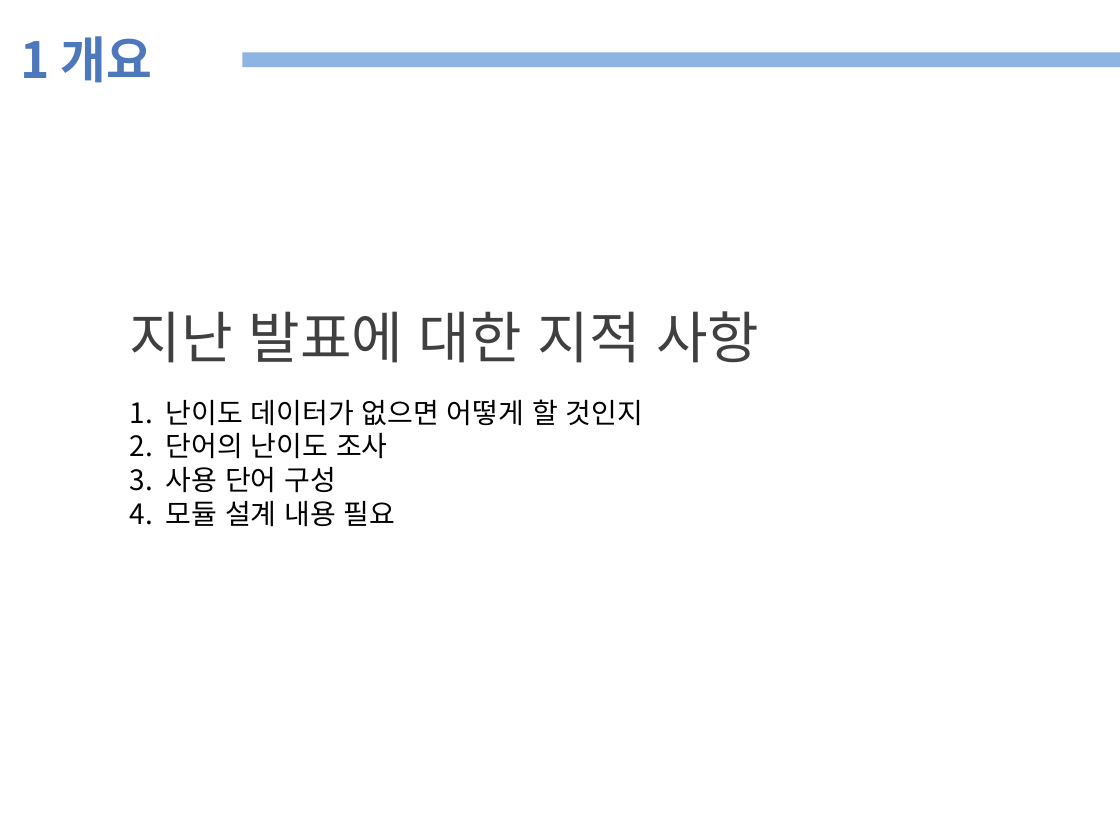
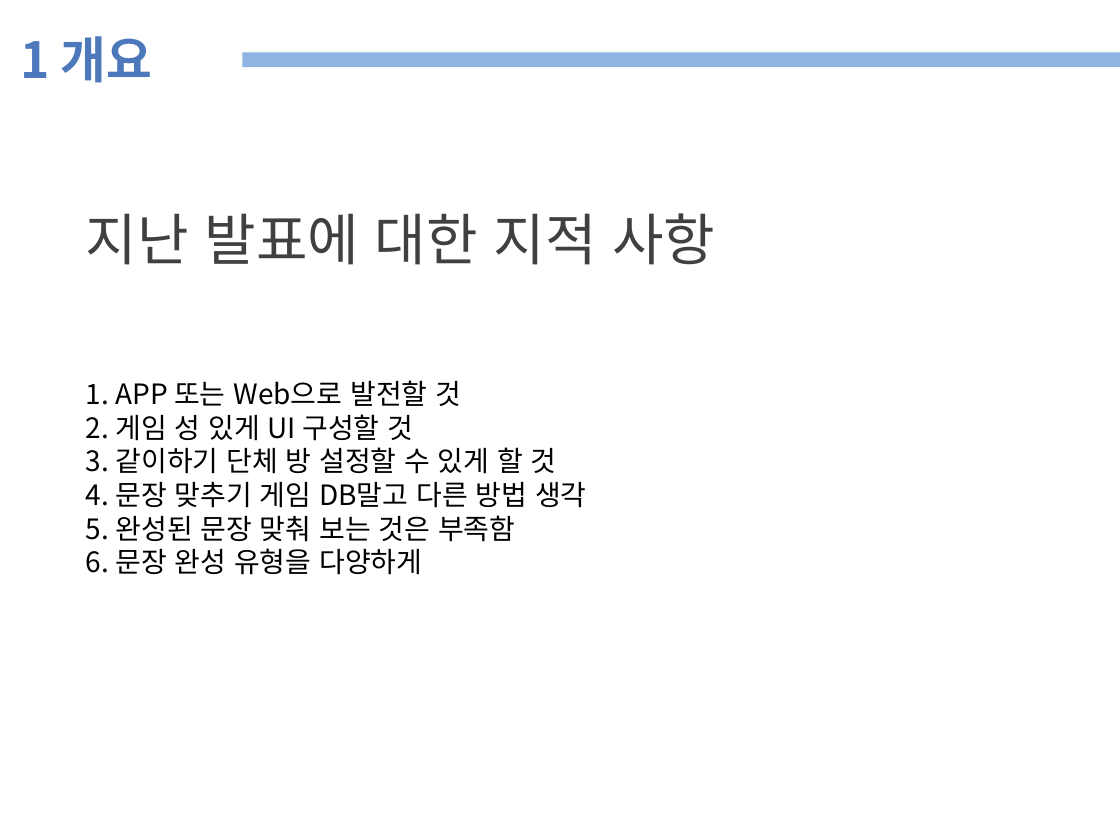
Before and after one commit to plusalpha12/koreanQuiz, a slide deck: slide 3 of 자료/종합설계 프로토타입 세션 4-11 (이현중, 김하은, 조윤선).pptx. Drawn at 1120x840 pixels with LibreOffice and Linux fonts; fonts in the diff are those of the drawing. Boxes give left, top, right and bottom in pixels: in the first picture for what was removed or moved away, otherwise in the second. Text is boxed around its words. In the diff, an @@ line names an element or a change of style, - is before the commit and + after.

```diff
--- a/자료/종합설계 프로토타입 세션 4-11 (이현중, 김하은, 조윤선).pptx
+++ b/자료/종합설계 프로토타입 세션 4-11 (이현중, 김하은, 조윤선).pptx
@@ text "지난 발표에 대한 지적 사항": place and size @@
-text "지난 발표에 대한 지적 사항" at (130,311,759,527)
+text "지난 발표에 대한 지적 사항" at (86,213,715,575)
@@ text at (86,380,587,575): text changed @@
-1. 난이도 데이터가 없으면 어떻게 할 것인지
-2. 단어의 난이도 조사
-3. 사용 단어 구성
-4. 모듈 설계 내용 필요
+1. APP 또는 Web으로 발전할 것
+2. 게임 성 있게 UI 구성할 것
+3. 같이하기 단체 방 설정할 수 있게 할 것
+4. 문장 맞추기 게임 DB말고 다른 방법 생각
+5. 완성된 문장 맞춰 보는 것은 부족함
+6. 문장 완성 유형을 다양하게
```
Also in this commit, not shown: 6 other slides changed, 1 slide removed, 8 other files.
